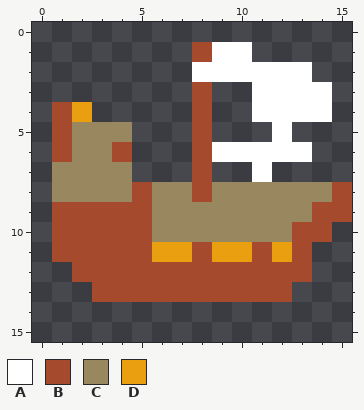
Two versions of one pixel-art file, ProjectMicro/Assets/Art/Characters/BigBoat01.aseprite. That is the earlier state.
16x16 pixels, 1 frame.
Palette (. is transparent): A #ffffff  B #a64a2e  C #98875f  D #e99f10
Pixels before, first column x 1:
 1 .......BAA.....
 2 .......AAAAAA..
 3 .......B..AAAA.
 4 BD.....B..AAAA.
 5 BCCC...B...A...
 6 BCCB...BAAAAA..
 7 CCCC...B..A....
 8 CCCCBCCBCCCCCCB
 9 BBBBBCCCCCCCCBB
10 BBBBBCCCCCCCBB.
11 BBBBBDDBDDBDB..
12 .BBBBBBBBBBBB..
13 ..BBBBBBBBBB...
The same view after the edit:
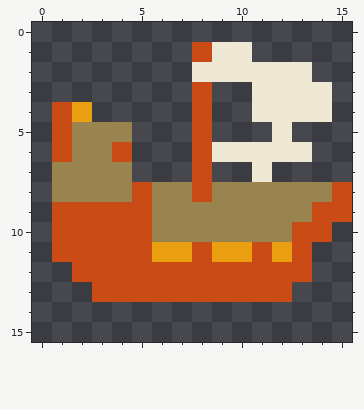
Change:
Colour A changes from #ffffff to #eee8d5.
Colour B changes from #a64a2e to #cb4b16.
Colour C changes from #98875f to #99834f.
